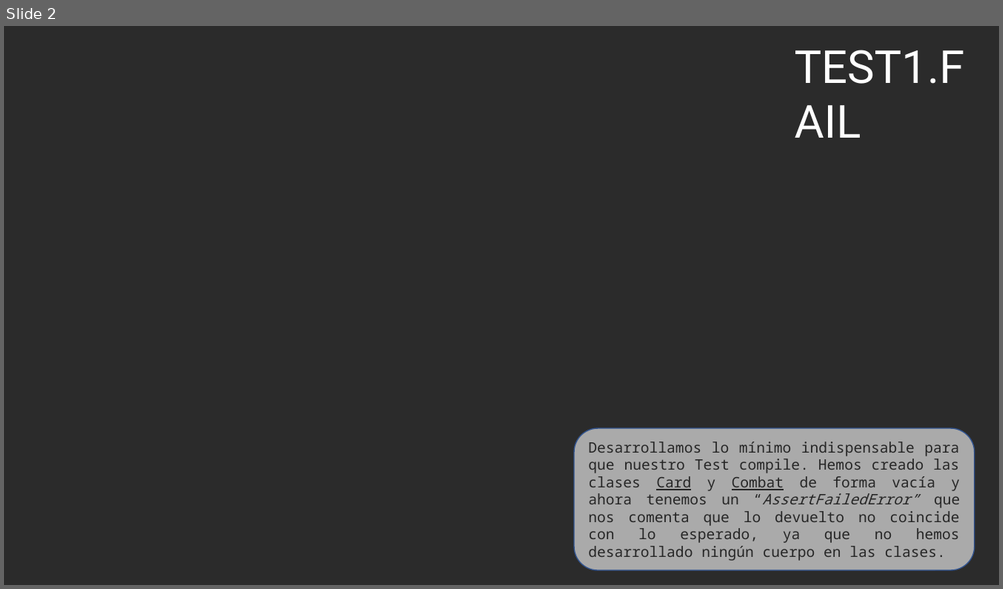
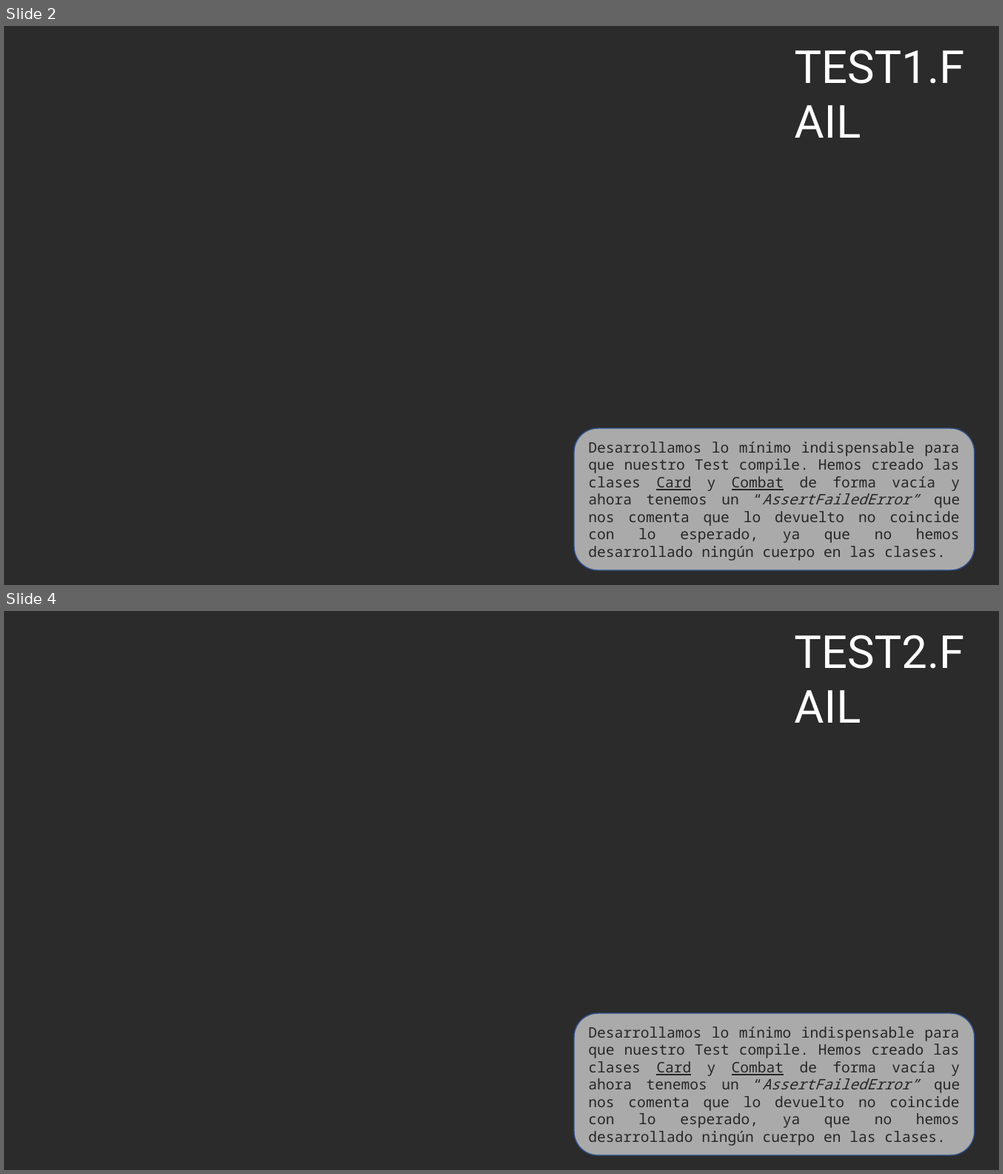
Before and after one commit to gu4re/SimpleCardCombat-TDD, a slide deck: _memory/Memoria.pptx. Shown one above the other, each under a label of ours: slide 2 before the commit, slides 2 and 4 after it; the slides between them are not shown. The pictures are 1003x589 and 1003x1174 pixels, drawn with LibreOffice and Linux fonts; fonts in the diff are those of the drawing; background and template pictures are left out; a plain dark background stands for a picture behind light text. Boxes give left, top, right and bottom in pixels: in the first picture for what was removed or moved away, otherwise in the second. Text is boxed around its words. In the diff, an @@ line names an element or a change of style, - is before the commit and + after.

```diff
--- a/_memory/Memoria.pptx
+++ b/_memory/Memoria.pptx
@@ slide 4 added at bbox=[4, 611, 999, 1170], background picture (left out) @@
@@ text added at bbox=[794, 635, 964, 669], 44 pt, text #FFFFFF @@
+TEST2.FAIL
@@ rounded rectangle added at bbox=[574, 1014, 974, 1156], fill #FFFFFF at 60% opacity, outline #325491 1 pt, 14 pt, text #262626 @@
+Desarrollamos lo mínimo indispensable para que nuestro Test compile. Hemos creado las clases Card y Combat de forma vacía y ahora tenemos un “AssertFailedError” que nos comenta que lo devuelto no coincide con lo esperado, ya que no hemos desarrollado ningún cuerpo en las clases.
```
Also in this commit, not shown: 1 slide changed, 7 other files.
